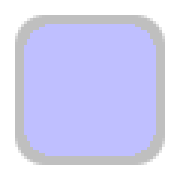
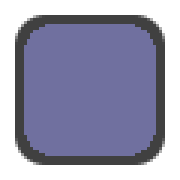
Two versions of the same layered image (180 × 180). Layer-by-layer changes:
"ButtonInteriorClicked": opacity 25% → 75%, painted on it over (15, 15, 165, 165)
